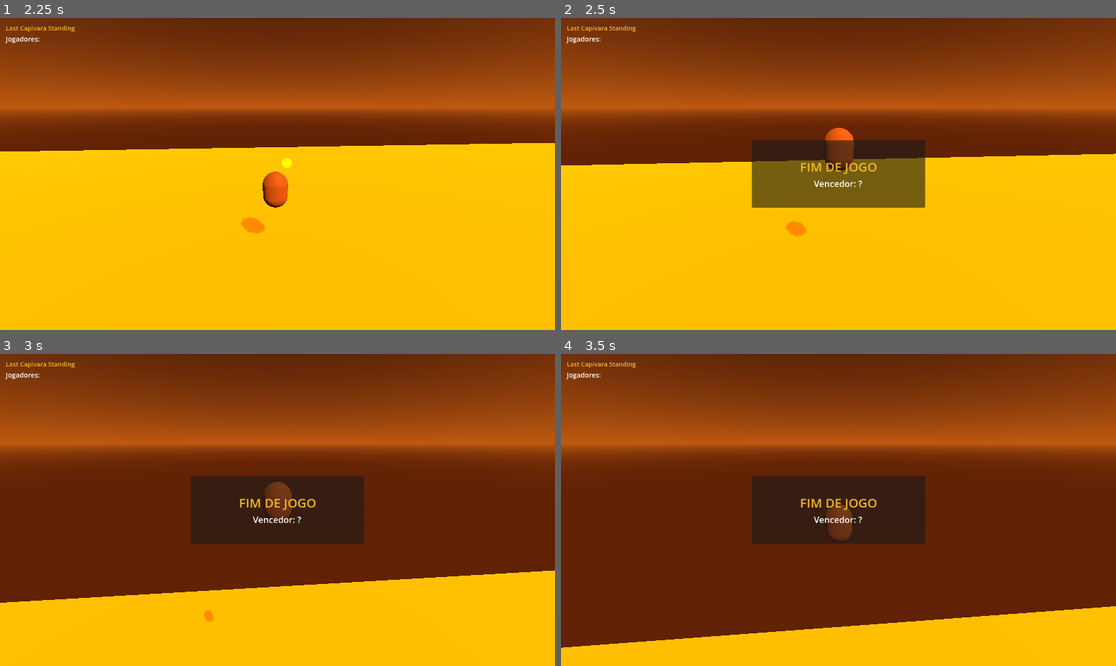
Above: before the commit, frames 1-4 (two rows, left to right).
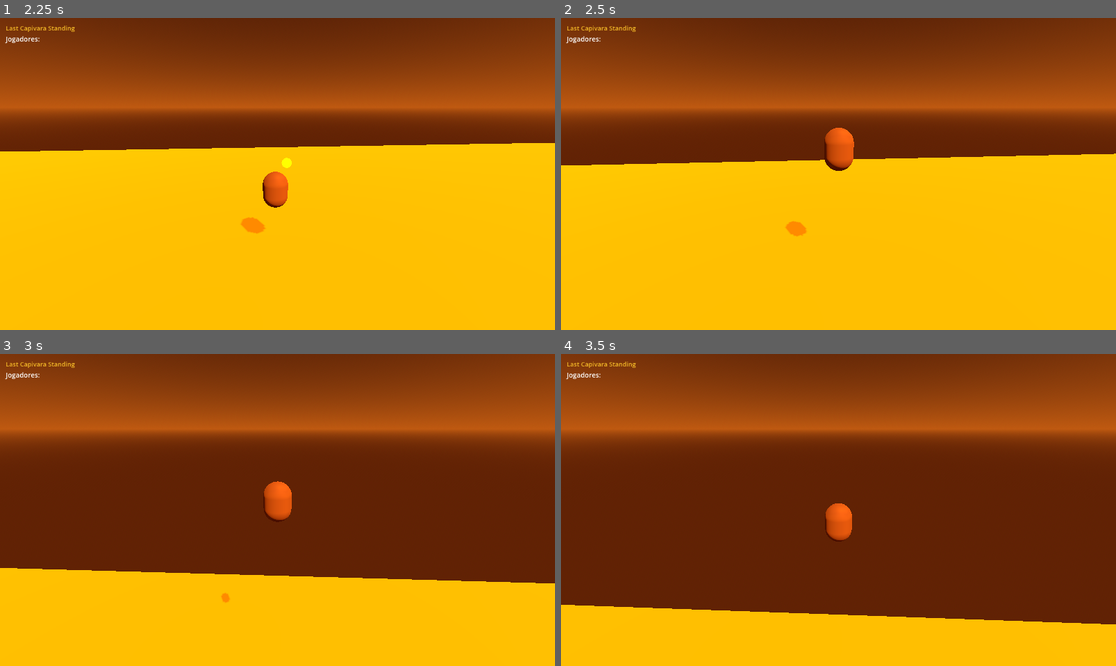
Above: after the commit, the same moments.

Repository: rodrigo-moreira-dev/capibraba
Game: Godot game, scene res://scenes/levels/lava_shrinking.tscn
Two runs of this game, one before a commit and one after it. Both use one fixed random seed, a clock stepped at 60 frames per second and the inputs below. This scene is started directly instead of the project's main scene.
Inputs (mouse positions are in pixels of both pictures, inside the frame that each line leads up to):
- Up to frame 1 (2.25 s): tap Enter at 0.5 s; move the mouse to (305, 174) at 0.52 s; hold W (move_forward) from 0.53 s (still down); tap Tab at 0.6, 1.55 s; tap Space (jump) at 0.77, 1.52 s; move the mouse to (249, 174) at 1.27 s; tap Shift (dash) at 1.35 s; move the mouse to (288, 167) at 2.02 s; press the mouse at (288, 167) at 2.03 s
- Up to frame 2 (2.5 s): keep holding W (move_forward); tap Tab at 2.3 s
- Up to frame 3 (3 s): keep holding W (move_forward); move the mouse to (271, 516) at 2.77 s; release the mouse at (271, 516) at 2.78 s; tap Tab at 2.85 s
- Up to frame 4 (3.5 s): keep holding W (move_forward); tap Space (jump) at 3.02 s

Frame 1 is identical in both runs. In frame 2, 6.8% of the frame differs, in the area x 34-66%, y 39-61%; in frame 3, 18%; in frame 4, 19%, in the area x 0-100%, y 21-95%.

Commit message:
feat: kill/death tracking, TAB scoreboard, fix premature game-over
- Fix _check_win: only ends when _initial_player_count > 1 and one
  player remains — solo play now requires losing all lives to end
- Track last_attacker_id per player via explosion broadcast
- Track _deaths and _kills in last_standing_manager; sync via RPC
- Add TAB scoreboard to HUD (Jogador / Mortes / Abates columns)
- Add docs/last_standing.md describing the game mode

Co-Authored-By: Claude Sonnet 4.6 <noreply@anthropic.com>

Diff:
--- a/scripts/game/last_standing_manager.gd
+++ b/scripts/game/last_standing_manager.gd
@@ -3,9 +3,12 @@
 const PLAYER_SCENE := preload("res://scenes/player/player.tscn")
 const MAX_LIVES    := 3
 
-var _lives: Dictionary = {}
+var _lives:                Dictionary = {}
+var _deaths:               Dictionary = {}
+var _kills:                Dictionary = {}
+var _initial_player_count: int        = 1
 
-@onready var _players_node: Node3D           = $"../Players"
+@onready var _players_node: Node3D             = $"../Players"
 @onready var _spawner:      MultiplayerSpawner = $"../MultiplayerSpawner"
 
 
@@ -13,7 +16,6 @@
 	add_to_group("last_standing_manager")
 	_spawner.add_spawnable_scene("res://scenes/player/player.tscn")
 
-	# Connect lava area
 	var lava_area: Area3D = get_node_or_null("../LavaArea")
 	if lava_area:
 		lava_area.body_entered.connect(_on_lava_body_entered)
@@ -24,15 +26,24 @@
 		return
 
 	if NetworkManager.players.is_empty():
-		_lives[1] = MAX_LIVES
+		_initial_player_count = 1
+		_init_player(1)
 		_spawn_player(1)
 		return
 
+	_initial_player_count = NetworkManager.players.size()
 	for id: int in NetworkManager.players:
-		_lives[id] = MAX_LIVES
+		_init_player(id)
 		_spawn_player(id)
 
 	_sync_lives.rpc(_lives)
+	_sync_stats.rpc(_deaths, _kills)
+
+
+func _init_player(id: int) -> void:
+	_lives[id]  = MAX_LIVES
+	_deaths[id] = 0
+	_kills[id]  = 0
 
 
 func _on_players_updated() -> void:
@@ -41,7 +52,7 @@
 	for id: int in NetworkManager.players:
 		if not _players_node.has_node(str(id)):
 			if not _lives.has(id):
-				_lives[id] = MAX_LIVES
+				_init_player(id)
 			_spawn_player(id)
 	for child in _players_node.get_children():
 		if not NetworkManager.players.has(int(child.name)):
@@ -72,20 +83,27 @@
 
 
 @rpc("any_peer", "call_remote", "reliable")
-func client_report_lava(player_id: int) -> void:
-	on_player_lava_touch(player_id)
+func client_report_lava(player_id: int, attacker_id: int) -> void:
+	on_player_lava_touch(player_id, attacker_id)
 
 
-func on_player_lava_touch(player_id: int) -> void:
+func on_player_lava_touch(player_id: int, attacker_id: int = -1) -> void:
 	if not multiplayer.is_server():
 		return
 	if not _lives.has(player_id):
 		return
+
+	_deaths[player_id] = _deaths.get(player_id, 0) + 1
 	_lives[player_id] -= 1
+
 	if _lives[player_id] <= 0:
 		_lives.erase(player_id)
+		if attacker_id != -1 and attacker_id != player_id and _kills.has(attacker_id):
+			_kills[attacker_id] += 1
 		_eliminate.rpc(player_id)
+
 	_sync_lives.rpc(_lives)
+	_sync_stats.rpc(_deaths, _kills)
 	_check_win()
 
 
@@ -100,6 +118,15 @@
 
 
 @rpc("authority", "call_local", "reliable")
+func _sync_stats(deaths: Dictionary, kills: Dictionary) -> void:
+	_deaths = deaths
+	_kills  = kills
+	var hud := get_tree().get_first_node_in_group("hud")
+	if hud and hud.has_method("update_scoreboard"):
+		hud.update_scoreboard(_deaths, _kills)
+
+
+@rpc("authority", "call_local", "reliable")
 func _eliminate(player_id: int) -> void:
 	for p: Node in _players_node.get_children():
 		if p.get_multiplayer_authority() == player_id:
@@ -111,8 +138,10 @@
 	if not multiplayer.is_server():
 		return
 	match _lives.size():
-		1: _announce_winner.rpc(_lives.keys()[0])
 		0: _announce_winner.rpc(-1)
+		1:
+			if _initial_player_count > 1:
+				_announce_winner.rpc(_lives.keys()[0])
 
 
 @rpc("authority", "call_local", "reliable")
--- a/scripts/player/player.gd
+++ b/scripts/player/player.gd
@@ -59,6 +59,7 @@
 var _shoot_timer         := 0.0
 var _bounce_timer        := 0.0
 var _life_timer          := 0.0
+var last_attacker_id: int = -1
 
 @onready var camera_rig: Node3D         = $CameraRig
 @onready var mesh_pivot: Node3D         = $MeshPivot
@@ -211,11 +212,11 @@
 
 
 func _on_explosion(pos: Vector3) -> void:
-	_broadcast_explosion.rpc(pos)
+	_broadcast_explosion.rpc(pos, get_multiplayer_authority())
 
 
 @rpc("any_peer", "call_local", "unreliable_ordered")
-func _broadcast_explosion(pos: Vector3) -> void:
+func _broadcast_explosion(pos: Vector3, attacker_id: int) -> void:
 	for p: CharacterBody3D in get_tree().get_nodes_in_group("player"):
 		if not p.is_multiplayer_authority():
 			continue
@@ -225,6 +226,7 @@
 		var push: Vector3 = (p.global_position - pos).normalized()
 		push.y = maxf(push.y, 0.35)
 		p.velocity += push * EXPLOSION_FORCE * (1.0 - dist / EXPLOSION_RADIUS)
+		p.last_attacker_id = attacker_id
 
 
 # ── Lava bounce ───────────────────────────────────────────────────────────────
@@ -248,6 +250,6 @@
 		return
 	var m: Node = managers[0]
 	if not multiplayer.has_multiplayer_peer() or multiplayer.is_server():
-		m.on_player_lava_touch(get_multiplayer_authority())
+		m.on_player_lava_touch(get_multiplayer_authority(), last_attacker_id)
 	else:
-		m.client_report_lava.rpc_id(1, get_multiplayer_authority())
+		m.client_report_lava.rpc_id(1, get_multiplayer_authority(), last_attacker_id)
--- a/scripts/ui/hud.gd
+++ b/scripts/ui/hud.gd
@@ -13,13 +13,29 @@
 @onready var mode_lbl:   Label         = $VBox/ModeLbl
 @onready var player_list: VBoxContainer = $VBox/PlayerList
 
+var _scoreboard:  PanelContainer
+var _score_vbox:  VBoxContainer
+var _last_deaths: Dictionary = {}
+var _last_kills:  Dictionary = {}
+
 
 func _ready() -> void:
 	add_to_group("hud")
 	mode_lbl.text = MODE_NAMES.get(GameSettings.selected_mode, "Modo Livre")
 	NetworkManager.players_updated.connect(_refresh)
 	_refresh()
-
+	_build_scoreboard()
+
+
+func _unhandled_input(event: InputEvent) -> void:
+	if event is InputEventKey:
+		var ke := event as InputEventKey
+		if ke.physical_keycode == KEY_TAB:
+			_scoreboard.visible = ke.pressed
+			get_viewport().set_input_as_handled()
+
+
+# ── Side panel ────────────────────────────────────────────────────────────────
 
 func _refresh() -> void:
 	for child in player_list.get_children():
@@ -45,12 +61,114 @@
 		player_list.add_child(lbl)
 
 
+# ── Scoreboard (TAB) ──────────────────────────────────────────────────────────
+
+func _build_scoreboard() -> void:
+	var overlay := Control.new()
+	overlay.set_anchors_preset(Control.PRESET_FULL_RECT)
+	overlay.mouse_filter = Control.MOUSE_FILTER_IGNORE
+	add_child(overlay)
+
+	_scoreboard = PanelContainer.new()
+	_scoreboard.custom_minimum_size = Vector2(420, 0)
+	_scoreboard.visible = false
+	overlay.add_child(_scoreboard)
+	_scoreboard.set_anchors_preset(Control.PRESET_CENTER)
+
+	var bg := StyleBoxFlat.new()
+	bg.bg_color = Color(0.08, 0.08, 0.10, 0.92)
+	bg.set_corner_radius_all(10)
+	_scoreboard.add_theme_stylebox_override("panel", bg)
+
+	var mc := MarginContainer.new()
+	mc.add_theme_constant_override("margin_left",   24)
+	mc.add_theme_constant_override("margin_right",  24)
+	mc.add_theme_constant_override("margin_top",    18)
+	mc.add_theme_constant_override("margin_bottom", 18)
+	_scoreboard.add_child(mc)
+
+	var vbox := VBoxContainer.new()
+	mc.add_child(vbox)
+
+	var title := Label.new()
+	title.text = "PLACAR"
+	title.horizontal_alignment = HORIZONTAL_ALIGNMENT_CENTER
+	title.add_theme_font_size_override("font_size", 20)
+	title.modulate = Color(0.95, 0.72, 0.15)
+	vbox.add_child(title)
+
+	var sep := HSeparator.new()
+	sep.add_theme_constant_override("separation", 10)
+	vbox.add_child(sep)
+
+	_score_vbox = VBoxContainer.new()
+	_score_vbox.add_theme_constant_override("separation", 6)
+	vbox.add_child(_score_vbox)
+
+	_rebuild_rows()
+
+
+func update_scoreboard(deaths: Dictionary, kills: Dictionary) -> void:
+	_last_deaths = deaths
+	_last_kills  = kills
+	_rebuild_rows()
+
+
+func _rebuild_rows() -> void:
+	if not is_instance_valid(_score_vbox):
+		return
+	for child in _score_vbox.get_children():
+		child.queue_free()
+
+	# Header row
+	var header := _make_row("Jogador", "Mortes", "Abates", true)
+	_score_vbox.add_child(header)
+
+	var ids: Array = NetworkManager.players.keys()
+	if ids.is_empty():
+		ids = [1]
+
+	for id: int in ids:
+		var data: Dictionary = NetworkManager.players.get(id, {})
+		var name_str: String = data.get("name", "Capivara")
+		var deaths_str: String = str(_last_deaths.get(id, 0))
+		var kills_str: String  = str(_last_kills.get(id, 0))
+		_score_vbox.add_child(_make_row(name_str, deaths_str, kills_str, false))
+
+
+func _make_row(col1: String, col2: String, col3: String, is_header: bool) -> HBoxContainer:
+	var row := HBoxContainer.new()
+
+	var name_lbl := Label.new()
+	name_lbl.text = col1
+	name_lbl.size_flags_horizontal = Control.SIZE_EXPAND_FILL
+	name_lbl.add_theme_font_size_override("font_size", 15)
+	if is_header:
+		name_lbl.modulate = Color(0.70, 0.70, 0.70)
+	row.add_child(name_lbl)
+
+	for col_text: String in [col2, col3]:
+		var lbl := Label.new()
+		lbl.text = col_text
+		lbl.custom_minimum_size = Vector2(80, 0)
+		lbl.horizontal_alignment = HORIZONTAL_ALIGNMENT_CENTER
+		lbl.add_theme_font_size_override("font_size", 15)
+		if is_header:
+			lbl.modulate = Color(0.70, 0.70, 0.70)
+		row.add_child(lbl)
+
+	return row
+
+
+# ── Winner overlay ────────────────────────────────────────────────────────────
+
 func show_winner(winner_id: int) -> void:
 	var winner_name: String = "?"
 	if winner_id == -1:
 		winner_name = "EMPATE!"
 	else:
-		winner_name = NetworkManager.players.get(winner_id, {}).get("name", "?")
+		var wd: Dictionary = NetworkManager.players.get(winner_id, {})
+		winner_name = wd.get("name", "?")
 
 	var panel := PanelContainer.new()
 	var vp_size: Vector2i = get_viewport().size
Not shown, added: docs/last_standing.md
